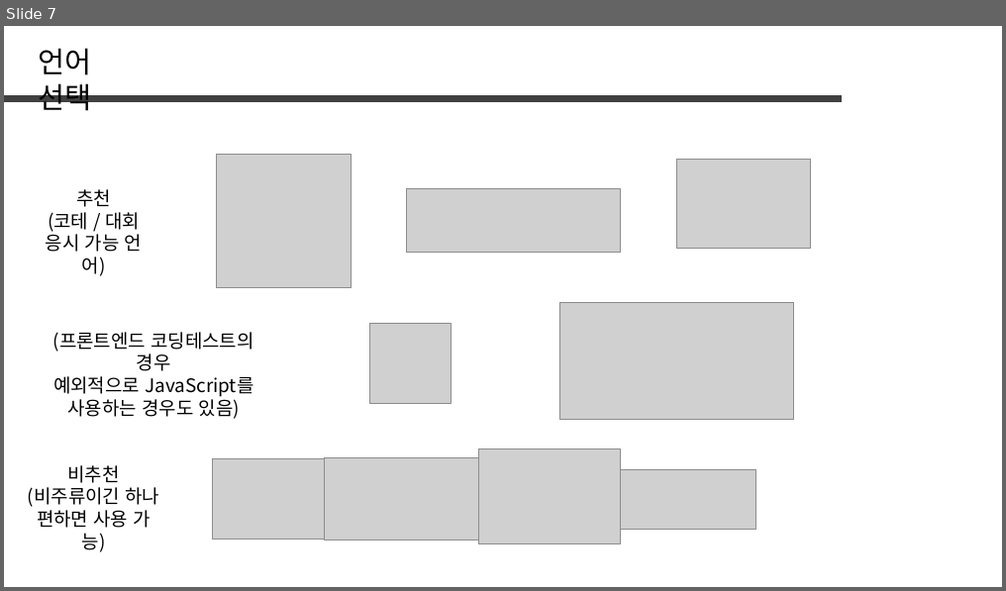
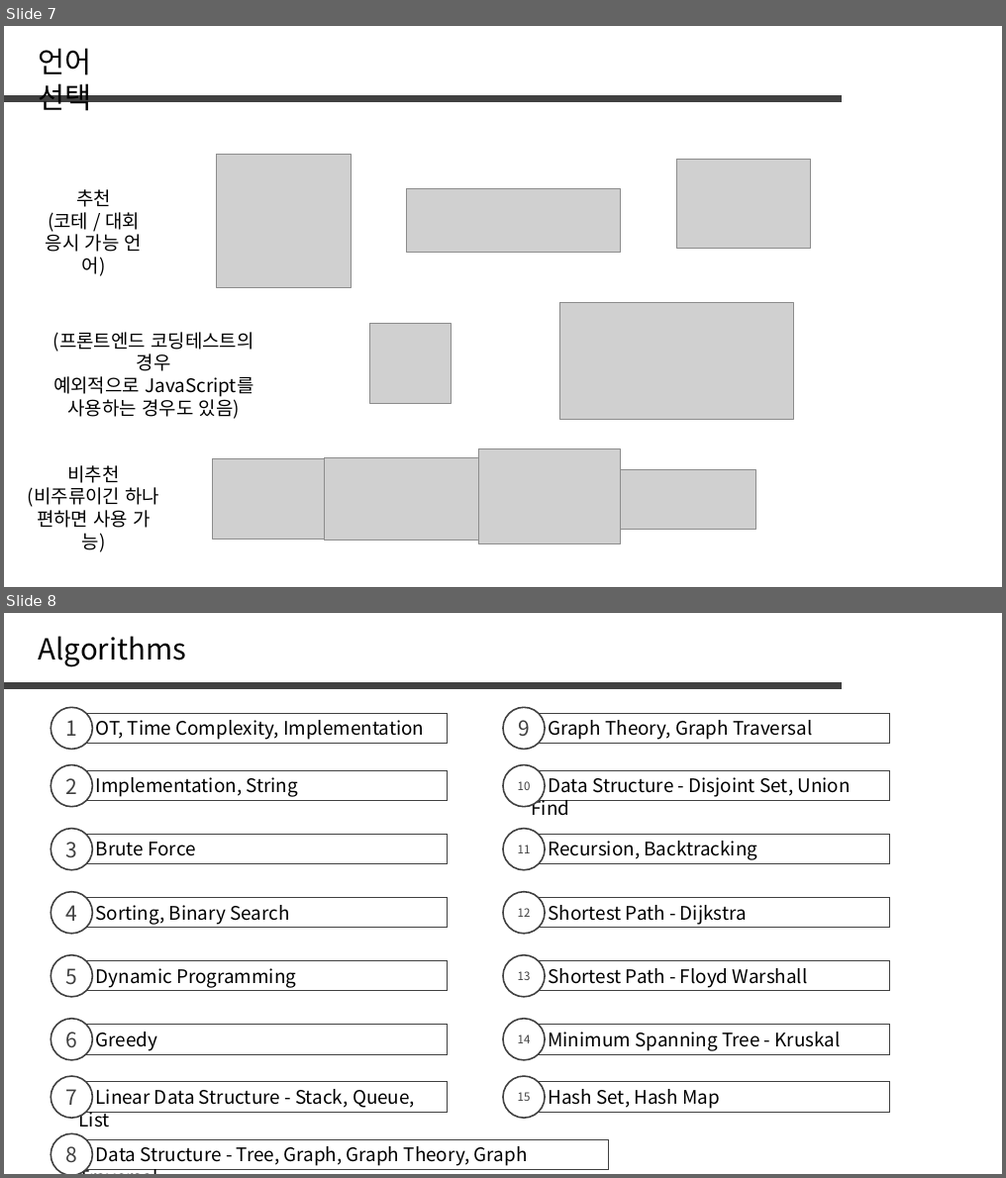
Before and after one commit to jaehoo1/PS-study, a slide deck: study/1_OT.pptx. Shown one above the other, each under a label of ours: slide 7 before the commit, slides 7 and 8 after it. The pictures are 1006x591 and 1006x1178 pixels, drawn with LibreOffice and Linux fonts; fonts in the diff are those of the drawing; grey boxes stand for pictures. Boxes give left, top, right and bottom in pixels: in the first picture for what was removed or moved away, otherwise in the second. Text is boxed around its words. In the diff, an @@ line names an element or a change of style, - is before the commit and + after.

```diff
--- a/study/1_OT.pptx
+++ b/study/1_OT.pptx
@@ slide 8 added at (x1=4, y1=613, x2=1002, y2=1174), background #FFFFFF @@
@@ text added at (x1=39, y1=636, x2=186, y2=667), 28 pt, text #000000 @@
+Algorithms
@@ line added from (4, 685) to (843, 685), #404040 6 pt @@
@@ ellipse added at (x1=51, y1=707, x2=92, y2=750), fill #FFFFFF, outline #404040 1.5 pt, 20 pt, text #404040 @@
+1
@@ rectangle added at (x1=71, y1=713, x2=448, y2=744), outline #404040 0.75 pt, 18 pt, text #000000 @@
+OT, Time Complexity, Implementation
@@ ellipse added at (x1=503, y1=707, x2=546, y2=750), fill #FFFFFF, outline #404040 1.5 pt, 20 pt, text #404040 @@
+9
@@ rectangle added at (x1=525, y1=713, x2=890, y2=744), outline #404040 0.75 pt, 18 pt, text #000000 @@
+Graph Theory, Graph Traversal
@@ ellipse added at (x1=51, y1=765, x2=92, y2=807), fill #FFFFFF, outline #404040 1.5 pt, 20 pt, text #404040 @@
+2
@@ rectangle added at (x1=71, y1=771, x2=448, y2=801), outline #404040 0.75 pt, 18 pt, text #000000 @@
+Implementation, String
@@ ellipse added at (x1=503, y1=765, x2=546, y2=807), fill #FFFFFF, outline #404040 1.5 pt, 11 pt, text #404040 @@
+10
@@ rectangle added at (x1=525, y1=771, x2=890, y2=801), outline #404040 0.75 pt, 18 pt, text #000000 @@
+Data Structure - Disjoint Set, Union Find
@@ ellipse added at (x1=51, y1=829, x2=92, y2=870), fill #FFFFFF, outline #404040 1.5 pt, 20 pt, text #404040 @@
+3
@@ rectangle added at (x1=71, y1=835, x2=448, y2=864), outline #404040 0.75 pt, 18 pt, text #000000 @@
+Brute Force
@@ ellipse added at (x1=503, y1=829, x2=546, y2=870), fill #FFFFFF, outline #404040 1.5 pt, 11 pt, text #404040 @@
+11
@@ rectangle added at (x1=525, y1=835, x2=890, y2=864), outline #404040 0.75 pt, 18 pt, text #000000 @@
+Recursion, Backtracking
@@ ellipse added at (x1=51, y1=892, x2=92, y2=934), fill #FFFFFF, outline #404040 1.5 pt, 20 pt, text #404040 @@
+4
@@ rectangle added at (x1=71, y1=897, x2=448, y2=928), outline #404040 0.75 pt, 18 pt, text #000000 @@
+Sorting, Binary Search
@@ ellipse added at (x1=503, y1=892, x2=546, y2=934), fill #FFFFFF, outline #404040 1.5 pt, 11 pt, text #404040 @@
+12
@@ rectangle added at (x1=525, y1=897, x2=890, y2=928), outline #404040 0.75 pt, 18 pt, text #000000 @@
+Shortest Path - Dijkstra
@@ ellipse added at (x1=51, y1=956, x2=92, y2=997), fill #FFFFFF, outline #404040 1.5 pt, 20 pt, text #404040 @@
+5
@@ rectangle added at (x1=71, y1=961, x2=448, y2=991), outline #404040 0.75 pt, 18 pt, text #000000 @@
+Dynamic Programming
@@ ellipse added at (x1=503, y1=956, x2=546, y2=997), fill #FFFFFF, outline #404040 1.5 pt, 11 pt, text #404040 @@
+13
@@ rectangle added at (x1=525, y1=961, x2=890, y2=991), outline #404040 0.75 pt, 18 pt, text #000000 @@
+Shortest Path - Floyd Warshall
@@ ellipse added at (x1=51, y1=1019, x2=92, y2=1060), fill #FFFFFF, outline #404040 1.5 pt, 20 pt, text #404040 @@
+6
@@ rectangle added at (x1=71, y1=1025, x2=448, y2=1055), outline #404040 0.75 pt, 18 pt, text #000000 @@
+Greedy
@@ ellipse added at (x1=503, y1=1019, x2=546, y2=1060), fill #FFFFFF, outline #404040 1.5 pt, 11 pt, text #404040 @@
+14
@@ rectangle added at (x1=525, y1=1025, x2=890, y2=1055), outline #404040 0.75 pt, 18 pt, text #000000 @@
+Minimum Spanning Tree - Kruskal
@@ ellipse added at (x1=51, y1=1076, x2=92, y2=1118), fill #FFFFFF, outline #404040 1.5 pt, 20 pt, text #404040 @@
+7
@@ rectangle added at (x1=71, y1=1082, x2=448, y2=1112), outline #404040 0.75 pt, 18 pt, text #000000 @@
+Linear Data Structure - Stack, Queue, List
@@ ellipse added at (x1=503, y1=1076, x2=546, y2=1118), fill #FFFFFF, outline #404040 1.5 pt, 11 pt, text #404040 @@
+15
@@ rectangle added at (x1=525, y1=1082, x2=890, y2=1112), outline #404040 0.75 pt, 18 pt, text #000000 @@
+Hash Set, Hash Map
@@ ellipse added at (x1=51, y1=1134, x2=92, y2=1174), fill #FFFFFF, outline #404040 1.5 pt, 20 pt, text #404040 @@
+8
@@ rectangle added at (x1=71, y1=1140, x2=609, y2=1170), outline #404040 0.75 pt, 18 pt, text #000000 @@
+Data Structure - Tree, Graph, Graph Theory, Graph Traversal
```
Also in this commit, not shown: 1 slide changed, 1 other file.
